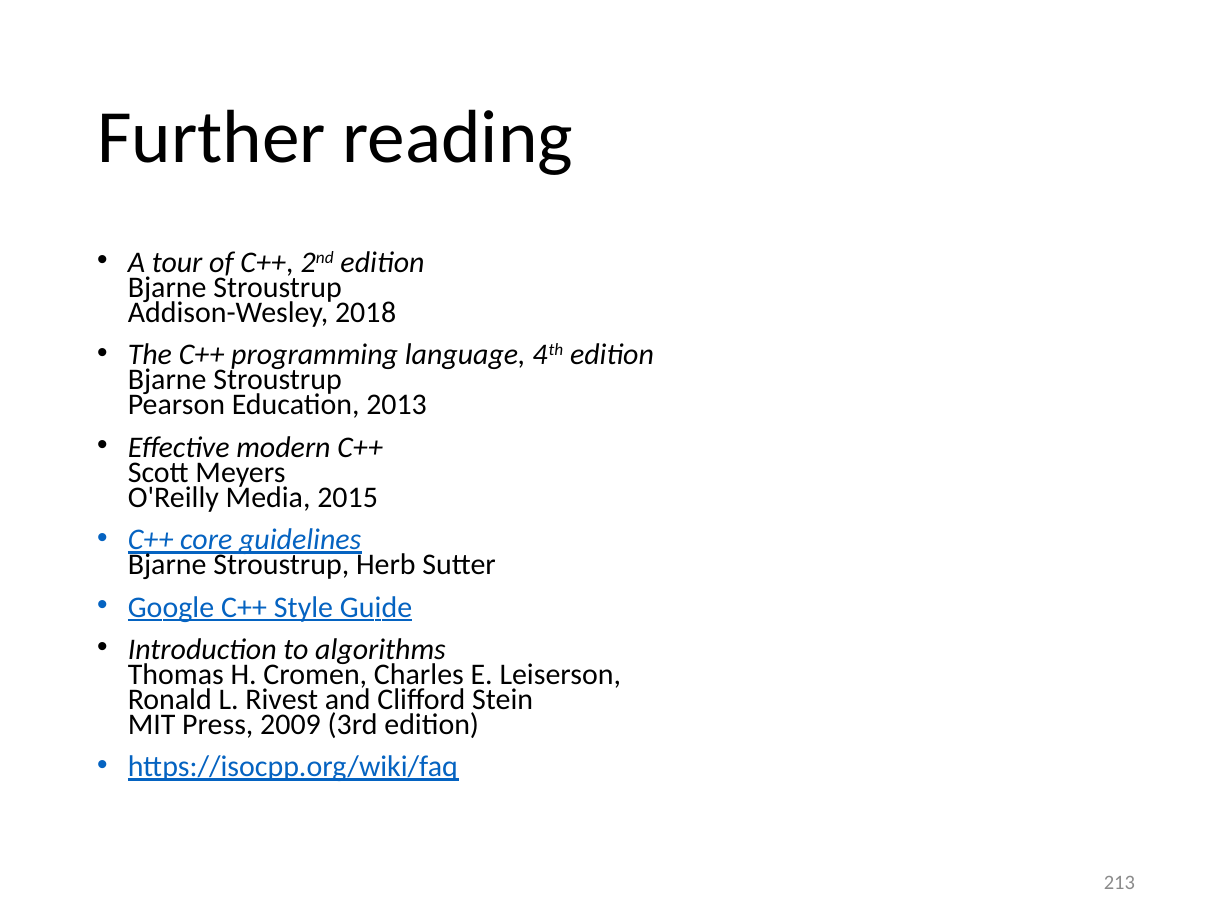
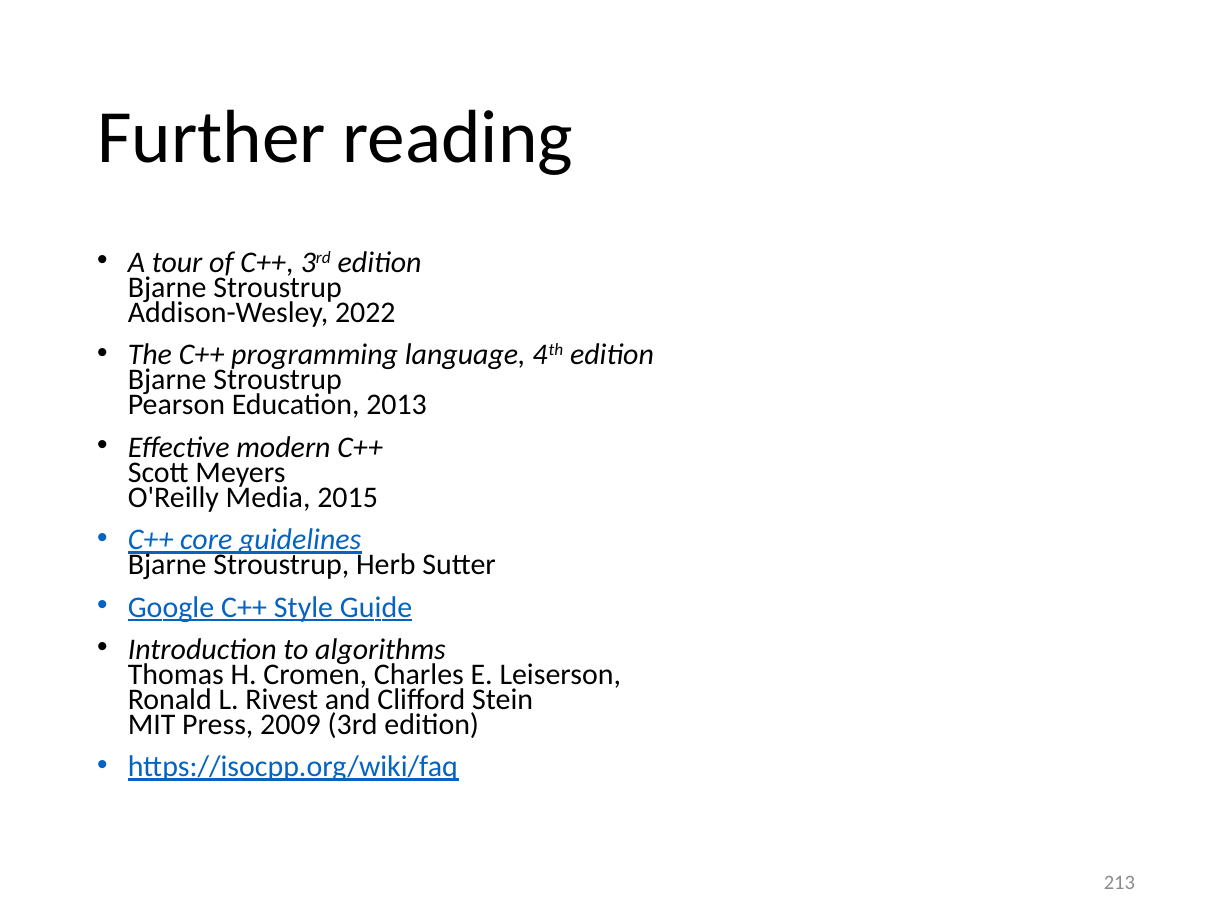
Before and after one commit to gjbex/Scientific-C-plus-plus, a slide deck: slide 213 of scientific_cpp.pptx. Drawn at 1232x924 pixels with LibreOffice and Linux fonts; fonts in the diff are those of the drawing. Boxes give left, top, right and bottom in pixels: in the first picture for what was removed or moved away, otherwise in the second. Text is boxed around its words. In the diff, an @@ line names an element or a change of style, - is before the commit and + after.

```diff
--- a/scientific_cpp.pptx
+++ b/scientific_cpp.pptx
@@ text at box(128, 251, 422, 327): text changed @@
-• A tour of C++, 2nd edition
-  Bjarne Stroustrup
-  Addison-Wesley, 2018
+• A tour of C++, 3rd edition
+  Bjarne Stroustrup
+  Addison-Wesley, 2022
```
Also in this commit, not shown: 1 other slide changed.
